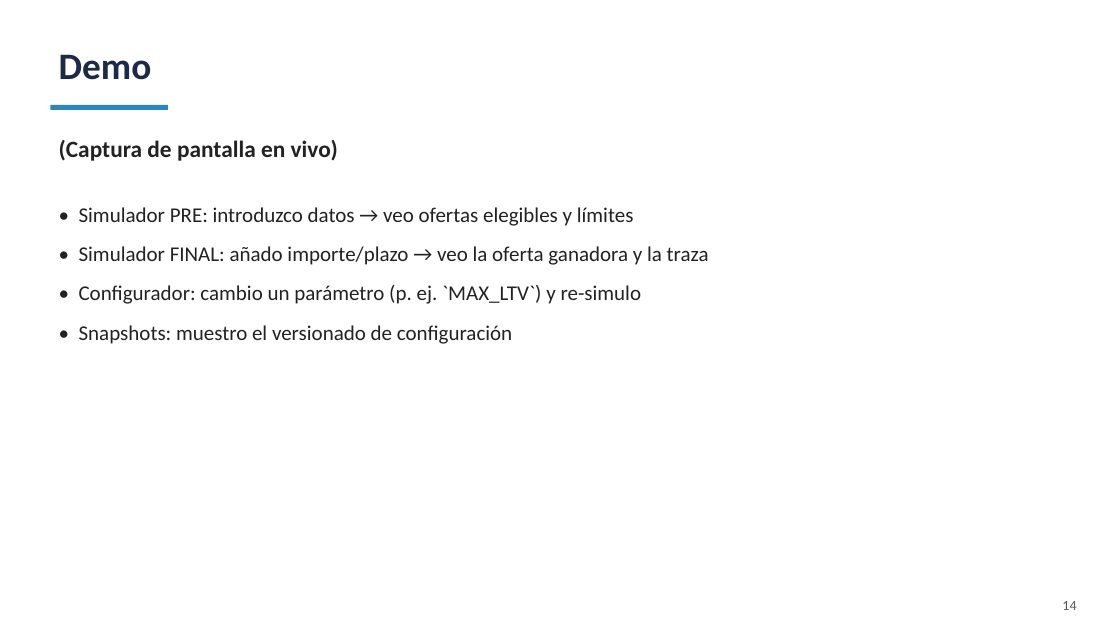
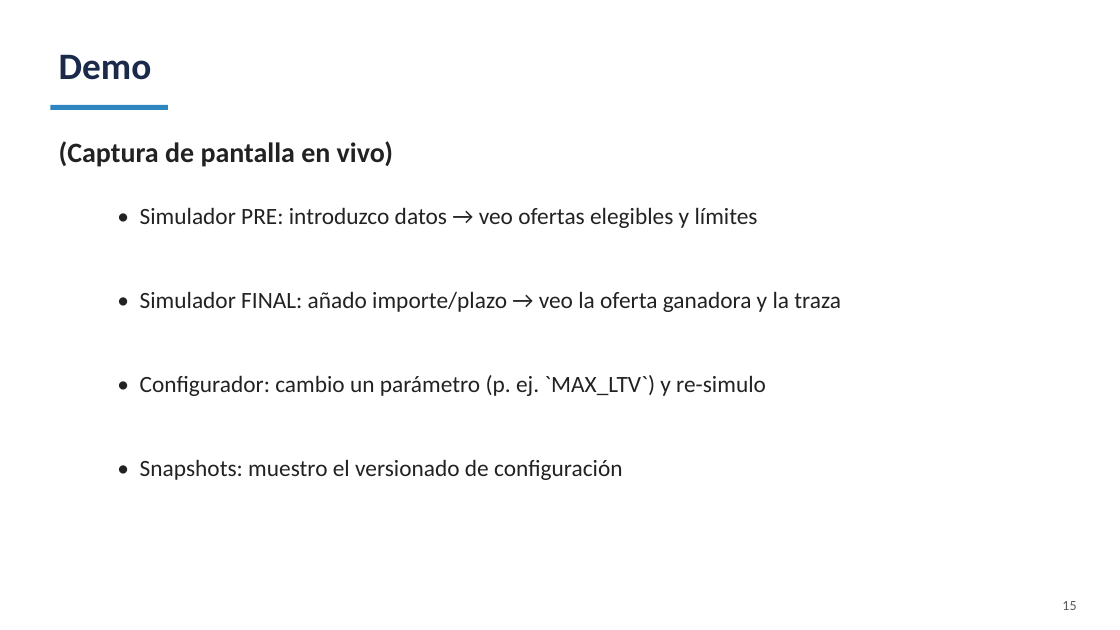
Before and after one commit to jbroceno/rule_engine, a slide deck: slide 15 of doc/PRESENTACION-SLIDES.pptx (slide 14 before the commit). Drawn at 1120x630 pixels with LibreOffice and Linux fonts; fonts in the diff are those of the drawing. Boxes give left, top, right and bottom in pixels: in the first picture for what was removed or moved away, otherwise in the second. Text is boxed around its words. In the diff, an @@ line names an element or a change of style, - is before the commit and + after.

```diff
--- a/doc/PRESENTACION-SLIDES.pptx
+++ b/doc/PRESENTACION-SLIDES.pptx
@@ text "(Captura de pantalla en vivo)" at bbox=[59, 141, 393, 167]: size 20 to 24 pt @@
@@ text "• Simulador PRE: introduzco datos ...": place and size @@
-text "• Simulador PRE: introduzco datos ..." at bbox=[79, 207, 709, 344]
+text "• Simulador PRE: introduzco datos ..." at bbox=[140, 207, 841, 480]
@@ text "• Simulador PRE: introduzco datos ..." at bbox=[140, 207, 841, 480]: size 18 to 20 pt @@
@@ text at bbox=[1062, 601, 1076, 610]: text changed @@
-14
+15
```
Also in this commit, not shown: 14 other slides changed, 1 slide added, 1 other file.
